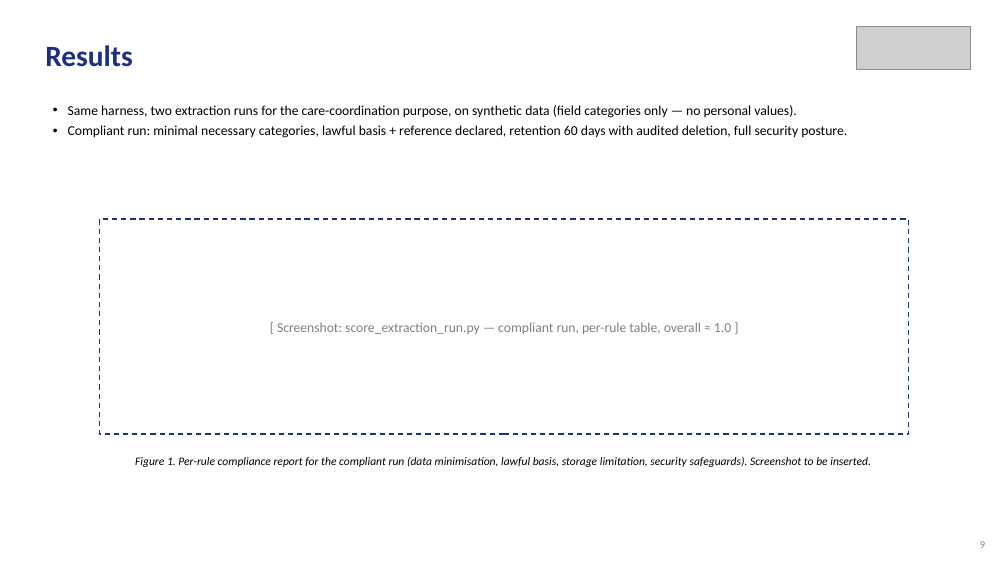
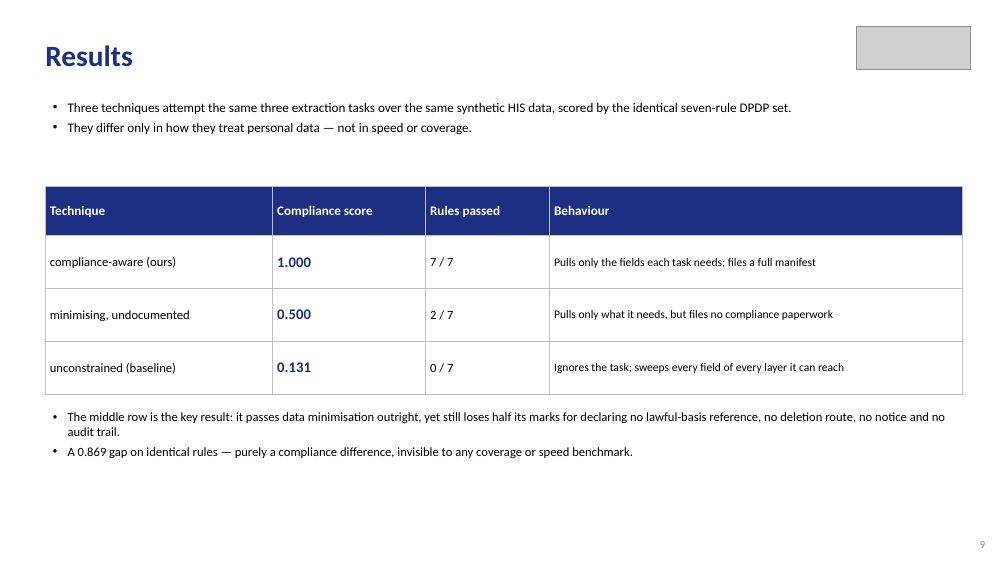
Before and after one commit to aysk1209/his-scraping-dpdp-project, a slide deck: slide 9 of Review-I.pptx. Drawn at 1008x567 pixels with LibreOffice and Linux fonts; fonts in the diff are those of the drawing; grey boxes stand for pictures. Boxes give left, top, right and bottom in pixels: in the first picture for what was removed or moved away, otherwise in the second. Text is boxed around its words. In the diff, an @@ line names an element or a change of style, - is before the commit and + after.

```diff
--- a/Review-I.pptx
+++ b/Review-I.pptx
@@ text at <box>68,103,791,135</box>: text changed; size 13 to 12.5 pt @@
-• Same harness, two extraction runs for the care-coordination purpose, on synthetic data (field categories only — no personal values).
-• Compliant run: minimal necessary categories, lawful basis + reference declared, retention 60 days with audited deletion, full security posture.
+• Three techniques attempt the same three extraction tasks over the same synthetic HIS data, scored by the identical seven-rule DPDP set.
+• They differ only in how they treat personal data — not in speed or coverage.
@@ table added at <box>45,186,963,395</box>, 4 rows, 4 columns @@
+Technique | Compliance score | Rules passed | Behaviour
+compliance-aware (ours) | 1.000 | 7 / 7 | Pulls only the fields each task needs; files a full manifest
+minimising, undocumented | 0.500 | 2 / 7 | Pulls only what it needs, but files no compliance paperwork
+unconstrained (baseline) | 0.131 | 0 / 7 | Ignores the task; sweeps every field of every layer it can reach
@@ rectangle removed at <box>99,219,909,434</box> @@
-[ Screenshot: score_extraction_run.py — compliant run, per-rule table, overall ≈ 1.0 ]
@@ text "The middle row is the ..." at <box>68,412,945,458</box>: vertical alignment middle to top @@
@@ text at <box>68,412,945,458</box>: text changed; size 11 to 12 pt; italic off @@
-Figure 1. Per-rule compliance report for the compliant run (data minimisation, lawful basis, storage limitation, security safeguards). Screenshot to be inserted.
+• The middle row is the key result: it passes data minimisation outright, yet still loses half its marks for declaring no lawful-basis reference, no deletion route, no notice and no audit trail.
+• A 0.869 gap on identical rules — purely a compliance difference, invisible to any coverage or speed benchmark.
```
Also in this commit, not shown: 3 other slides changed.
